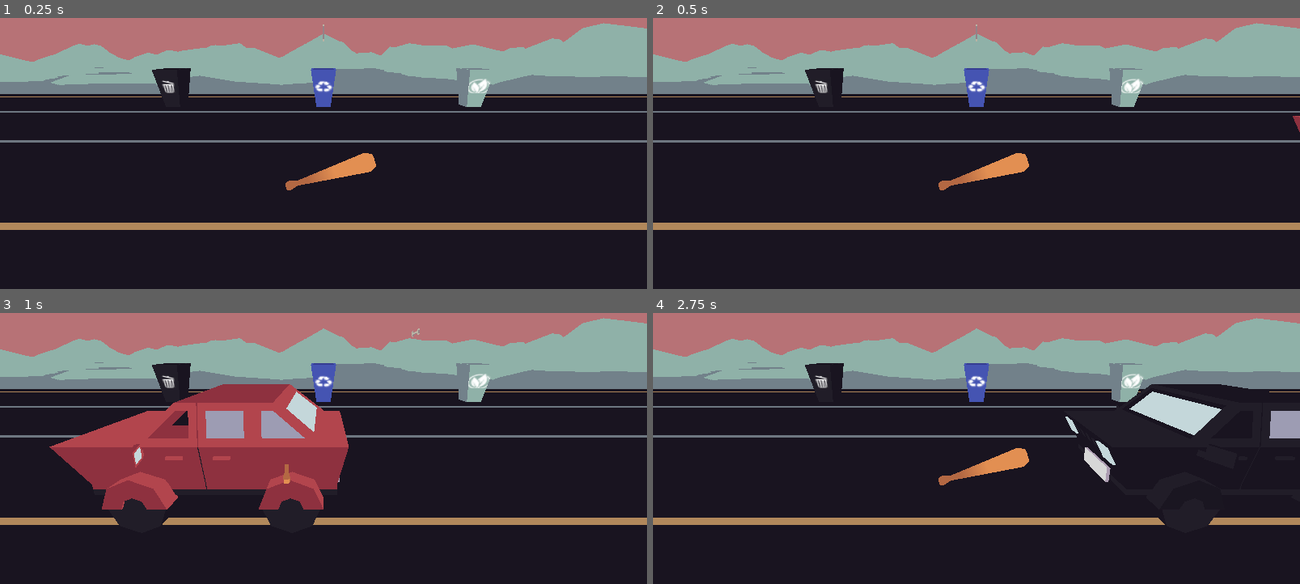
Above: before the commit, frames 1-4 (two rows, left to right).
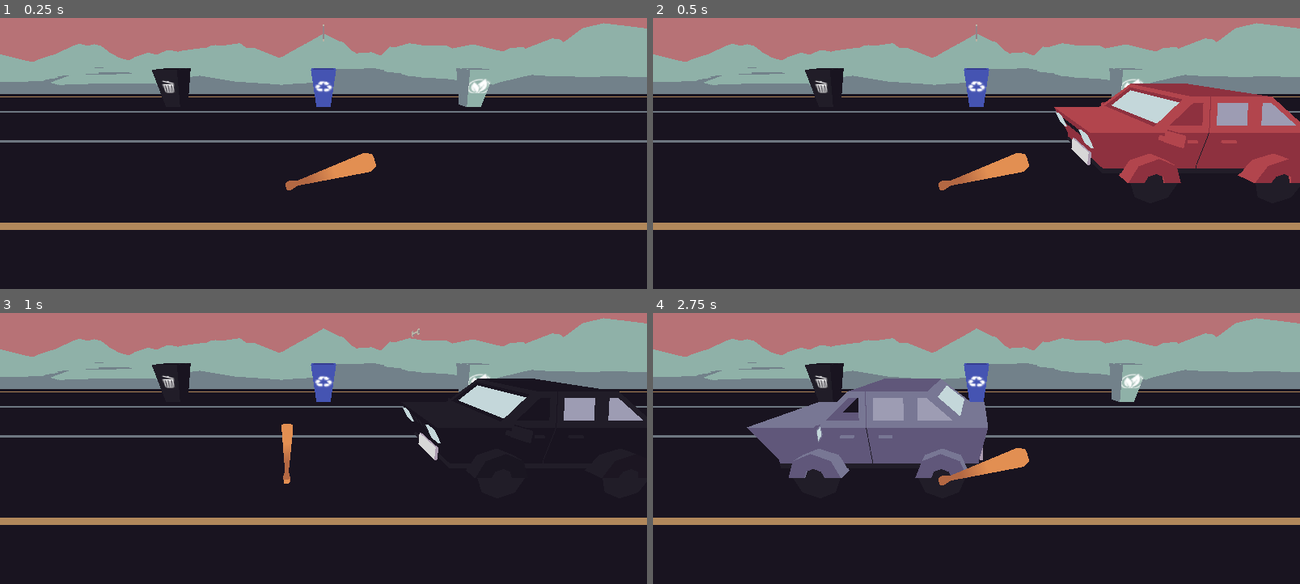
Above: after the commit, the same moments.

Repository: Manas701/SVCGameJam
Game: Godot game, scene res://scenes/manasScene.tscn
The game is run twice, just before and just after one commit, with the same random seed, the same clock (stepped at 60 frames per second) and the same inputs.
Inputs:
- Up to frame 1 (0.25 s): no input
- Up to frame 2 (0.5 s): no input
- Up to frame 3 (1 s): hold Right (select_right) from 0.53 s (still down); hold Space (swing) from 0.53 s (still down)
- Up to frame 4 (2.75 s): release Right (select_right) at 1.28 s; release Space (swing) at 1.28 s; hold Left (select_left) 1.28-2.03 s; tap Space (swing) at 1.35 s; hold Right (select_right) from 2.03 s (still down); hold Space (swing) from 2.03 s (still down)

Frame 1 is identical in both runs. In frame 2, 11% of the frame differs, in the area x 62-100%, y 24-61%; in frame 3, 18%, in the area x 7-100%, y 24-79%; in frame 4, 12%.

Commit message:
added audiostream player for manasScene

Diff:
--- a/assets/scripts/CarSpawner.gd
+++ b/assets/scripts/CarSpawner.gd
@@ -14,9 +14,9 @@
 	pass
 
 
-func _on_area_3d_area_entered(area):
-	if area.get_parent().is_in_group("car"):
-		print(area.get_parent())
+#func _on_area_3d_area_entered(area):
+#	if area.get_parent().is_in_group("car"):
+#		print(area.get_parent())
 
 func _on_animation_player_animation_finished(_anim_name):
 	cars.new_car()
--- a/prefabs/car_spawner.tscn
+++ b/prefabs/car_spawner.tscn
@@ -23,7 +23,6 @@
 
 [sub_resource type="Animation" id="Animation_wwmjo"]
 resource_name = "car_moving"
-length = 2.0
 tracks/0/type = "value"
 tracks/0/imported = false
 tracks/0/enabled = true
@@ -31,10 +30,10 @@
 tracks/0/interp = 1
 tracks/0/loop_wrap = true
 tracks/0/keys = {
-"times": PackedFloat32Array(0, 2),
+"times": PackedFloat32Array(0, 1),
 "transitions": PackedFloat32Array(1, 1),
 "update": 0,
-"values": [Vector3(0, 0, 0), Vector3(0, 0, 43.7445)]
+"values": [Vector3(0, 0, 0), Vector3(0, 0, 27.945)]
 }
 
 [sub_resource type="AnimationLibrary" id="AnimationLibrary_uedjw"]
@@ -52,7 +51,7 @@
 shape = SubResource("BoxShape3D_xxwrv")
 
 [node name="CarStartPosition" type="Marker3D" parent="."]
-transform = Transform3D(1, 0, 0, 0, 1, 0, 0, 0, 1, 0, 0, -20.2815)
+transform = Transform3D(1, 0, 0, 0, 1, 0, 0, 0, 1, 0, 0, -18.2815)
 
 [node name="Cars" parent="CarStartPosition" instance=ExtResource("2_da3ge")]
 transform = Transform3D(1, 0, 0, 0, 1, 0, 0, 0, 1, 0, 0, 43.7445)
--- a/scenes/kaiScene.tscn
+++ b/scenes/kaiScene.tscn
@@ -12,4 +12,7 @@
 
 [node name="CarSpawner" parent="." instance=ExtResource("2_us6wg")]
 
+[node name="CarStartPosition" parent="CarSpawner" index="1"]
+transform = Transform3D(1, 0, 0, 0, 1, 0, 0, 0, 1, 0, 0, -15.5558)
+
 [editable path="CarSpawner"]
--- a/scenes/manasScene.tscn
+++ b/scenes/manasScene.tscn
@@ -11,6 +11,7 @@
 [ext_resource type="PackedScene" uid="uid://dcj2ftby2qt52" path="res://prefabs/bin_trash.tscn" id="8_nec8g"]
 [ext_resource type="PackedScene" uid="uid://ci0dyooqj357r" path="res://prefabs/car_spawner.tscn" id="10_gh5mt"]
 [ext_resource type="PackedScene" uid="uid://vx8thkpwhynj" path="res://prefabs/street_environment.tscn" id="11_0d368"]
+[ext_resource type="AudioStream" uid="uid://jup27d2nmt2o" path="res://assets/AudioAssets/game jam background music.wav" id="12_f6c4b"]
 
 [node name="manasScene" type="Node3D"]
 
@@ -50,9 +51,13 @@
 metadata/animName = ""
 
 [node name="CarSpawner" parent="." instance=ExtResource("10_gh5mt")]
-transform = Transform3D(-3.49691e-08, 0, -0.8, 0, 0.8, 0, 0.8, 0, -3.49691e-08, 0, -0.724, -1.966)
+transform = Transform3D(-3.49691e-08, 0, -0.8, 0, 0.8, 0, 0.8, 0, -3.49691e-08, 0, -0.724, -2.63026)
 
 [node name="street_environment" parent="." instance=ExtResource("11_0d368")]
 transform = Transform3D(-3.49691e-08, 0, 0.8, 0, 0.8, 0, -0.8, 0, -3.49691e-08, 0, -0.724239, -5.68252)
 
+[node name="AudioStreamPlayer" type="AudioStreamPlayer" parent="."]
+stream = ExtResource("12_f6c4b")
+autoplay = true
+
 [editable path="trash/AnimationPlayer"]
Not shown, removed: assets/3DAssets/title_screen_theme.ogg.import
Not shown, added: assets/AudioAssets/title_screen_theme.ogg.import
Not shown: 1 places in scenes/manasScene.tscn that only renumber resources
Not shown, added: assets/AudioAssets/title_screen_theme.ogg
